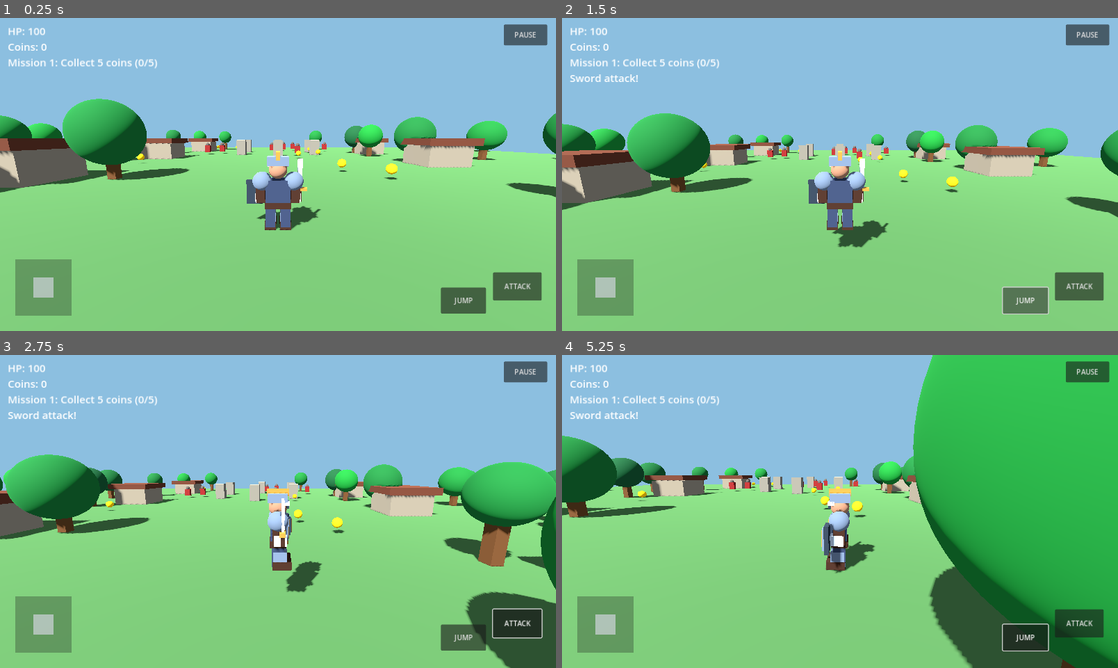
Above: before the commit, frames 1-4 (two rows, left to right).
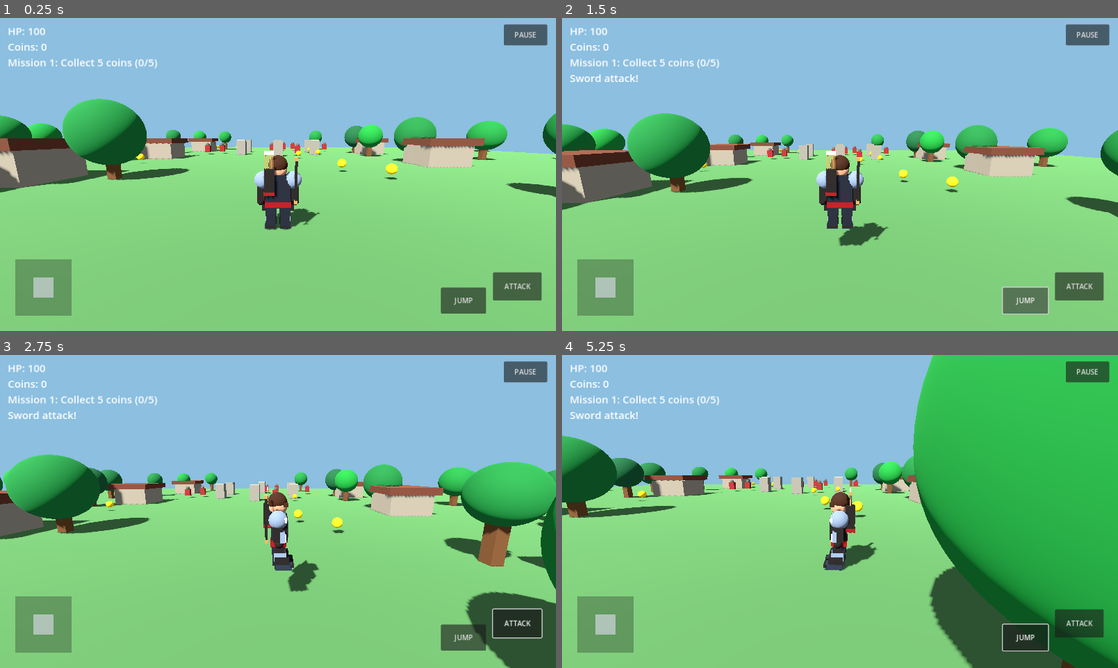
Above: after the commit, the same moments.

Repository: gaurabfoodies-tech/Game
Game: Godot game, scene res://main.tscn
Two runs of this game, one before a commit and one after it. Both use one fixed random seed, a clock stepped at 60 frames per second and the inputs below.
Inputs (mouse positions are in pixels of both pictures, inside the frame that each line leads up to):
- Up to frame 1 (0.25 s): no input
- Up to frame 2 (1.5 s): click "ATTACK" at 0.5 s; click "JUMP" at 1.25 s
- Up to frame 3 (2.75 s): move the mouse to (400, 495) at 2.02 s; hold Right (ui_right) from 2.03 s (still down); hold R from 2.03 s (still down); click (400, 495) at 2.17 s; tap Space at 2.27 s
- Up to frame 4 (5.25 s): release Right (ui_right) at 2.75 s; release R at 2.75 s; drag from (728, 527) to (812, 574) at 2.77 s; move the mouse to (895, 442) at 3.52 s; hold Right (ui_right) 3.53-4.25 s; hold R 3.53-4.25 s; drag from (812, 574) to (673, 464) at 4.27 s; move the mouse to (1006, 558) at 5.02 s; hold Left (ui_left) from 5.03 s (still down); hold R from 5.03 s (still down)

The runs differ from the first frame. In frame 1, 1.6% of the frame differs, in the area x 44-58%, y 42-68%; in frame 2, 1.7%, in the area x 44-59%, y 42-74%; in frame 3, 1.0%; in frame 4, 1.1%.

Commit message:
Update hero to dark fantasy archer concept

Diff:
--- a/main.gd
+++ b/main.gd
@@ -141,39 +141,59 @@
     hero.add_child(collider)
     hero_visual = Node3D.new()
     hero.add_child(hero_visual)
-    # Layered armored fantasy warrior (procedural model, not photorealistic).
-    var steel := Color(0.39, 0.45, 0.52)
-    var bright_steel := Color(0.70, 0.75, 0.78)
-    var dark_steel := Color(0.15, 0.19, 0.23)
-    var leather := Color(0.22, 0.13, 0.09)
-    var cloth := Color(0.18, 0.22, 0.31)
-    var gold := Color(0.67, 0.48, 0.19)
-    _box(hero_visual, Vector3(0, 1.07, 0), Vector3(0.72, 0.82, 0.42), cloth)
-    _box(hero_visual, Vector3(0, 1.18, -0.245), Vector3(0.75, 0.62, 0.10), steel)
-    _box(hero_visual, Vector3(0, 1.12, -0.312), Vector3(0.11, 0.56, 0.04), gold)
-    _box(hero_visual, Vector3(0, 0.75, 0), Vector3(0.77, 0.18, 0.48), leather)
-    _box(hero_visual, Vector3(0, 0.76, -0.275), Vector3(0.22, 0.18, 0.07), gold)
-    _sphere(hero_visual, Vector3(0, 1.78, 0), 0.27, Color(0.63, 0.45, 0.34))
-    _box(hero_visual, Vector3(0, 2.03, 0.01), Vector3(0.60, 0.25, 0.56), steel)
-    _box(hero_visual, Vector3(0, 1.89, -0.23), Vector3(0.60, 0.10, 0.18), bright_steel)
-    _box(hero_visual, Vector3(0, 1.79, -0.28), Vector3(0.50, 0.10, 0.07), dark_steel)
-    _box(hero_visual, Vector3(0, 2.18, 0), Vector3(0.12, 0.22, 0.62), gold)
+    # Shadow Quest 3D: dark leather-and-steel fantasy archer.
+    var steel := Color(0.42, 0.47, 0.53)
+    var bright_steel := Color(0.72, 0.76, 0.79)
+    var dark_steel := Color(0.12, 0.15, 0.19)
+    var leather := Color(0.10, 0.085, 0.075)
+    var cloth := Color(0.09, 0.10, 0.13)
+    var red := Color(0.48, 0.045, 0.065)
+    var skin := Color(0.70, 0.49, 0.36)
+    var hair := Color(0.20, 0.105, 0.055)
+    var metal_trim := Color(0.58, 0.43, 0.22)
+    # Dark tunic and layered chest leather
+    _box(hero_visual, Vector3(0, 1.08, 0), Vector3(0.70, 0.82, 0.40), cloth)
+    _box(hero_visual, Vector3(0, 1.18, -0.225), Vector3(0.70, 0.62, 0.09), leather)
+    _box(hero_visual, Vector3(0, 1.12, -0.278), Vector3(0.10, 0.50, 0.035), steel)
+    # Long split tunic panels
+    _box(hero_visual, Vector3(-0.20, 0.66, -0.01), Vector3(0.30, 0.40, 0.38), cloth)
+    _box(hero_visual, Vector3(0.20, 0.66, -0.01), Vector3(0.30, 0.40, 0.38), cloth)
+    # Red waist belt and metal buckle
+    _box(hero_visual, Vector3(0, 0.78, -0.01), Vector3(0.77, 0.16, 0.45), red)
+    _box(hero_visual, Vector3(0, 0.79, -0.255), Vector3(0.18, 0.14, 0.045), metal_trim)
+    _box(hero_visual, Vector3(0, 0.79, -0.282), Vector3(0.09, 0.08, 0.025), dark_steel)
+    # Head, short brown hair, and a dark neck scarf
+    _sphere(hero_visual, Vector3(0, 1.78, 0), 0.265, skin)
+    _sphere(hero_visual, Vector3(0, 1.91, 0.015), 0.275, hair)
+    _box(hero_visual, Vector3(0, 1.84, -0.20), Vector3(0.43, 0.12, 0.16), hair)
+    _box(hero_visual, Vector3(0, 1.56, 0.03), Vector3(0.48, 0.16, 0.40), cloth)
+    # Layered metallic shoulder guards, vambraces, gloves, and knee-high boots
     for side in [-1.0, 1.0]:
-        _sphere(hero_visual, Vector3(side * 0.46, 1.43, 0), 0.28, steel)
-        _box(hero_visual, Vector3(side * 0.50, 1.08, 0), Vector3(0.26, 0.53, 0.30), leather)
-        _box(hero_visual, Vector3(side * 0.51, 0.94, -0.06), Vector3(0.29, 0.28, 0.35), bright_steel)
-        _box(hero_visual, Vector3(side * 0.22, 0.44, 0), Vector3(0.29, 0.71, 0.34), cloth)
-        _box(hero_visual, Vector3(side * 0.22, 0.38, -0.06), Vector3(0.31, 0.29, 0.39), steel)
-        _box(hero_visual, Vector3(side * 0.22, 0.11, -0.11), Vector3(0.33, 0.24, 0.55), leather)
-    # Sword in right hand
-    _box(hero_visual, Vector3(0.65, 0.96, -0.12), Vector3(0.11, 0.32, 0.11), leather)
-    _box(hero_visual, Vector3(0.65, 1.16, -0.12), Vector3(0.43, 0.10, 0.16), gold)
-    _box(hero_visual, Vector3(0.65, 1.64, -0.12), Vector3(0.14, 0.88, 0.065), bright_steel)
-    _box(hero_visual, Vector3(0.65, 1.64, -0.16), Vector3(0.035, 0.78, 0.04), Color(0.90, 0.93, 0.95))
-    # Shield on left arm
-    _box(hero_visual, Vector3(-0.72, 1.04, -0.30), Vector3(0.48, 0.74, 0.12), dark_steel)
-    _box(hero_visual, Vector3(-0.72, 1.04, -0.38), Vector3(0.32, 0.58, 0.07), steel)
-    _box(hero_visual, Vector3(-0.72, 1.04, -0.43), Vector3(0.11, 0.43, 0.03), gold)
+        _sphere(hero_visual, Vector3(side * 0.43, 1.47, 0), 0.255, steel)
+        _box(hero_visual, Vector3(side * 0.44, 1.49, -0.08), Vector3(0.34, 0.13, 0.31), bright_steel)
+        _box(hero_visual, Vector3(side * 0.49, 1.12, 0), Vector3(0.22, 0.48, 0.25), leather)
+        _box(hero_visual, Vector3(side * 0.50, 1.03, -0.12), Vector3(0.25, 0.29, 0.12), steel)
+        _box(hero_visual, Vector3(side * 0.50, 0.99, -0.19), Vector3(0.20, 0.19, 0.05), bright_steel)
+        _sphere(hero_visual, Vector3(side * 0.50, 0.82, -0.03), 0.12, leather)
+        _box(hero_visual, Vector3(side * 0.22, 0.43, 0), Vector3(0.27, 0.63, 0.31), cloth)
+        _box(hero_visual, Vector3(side * 0.22, 0.37, -0.06), Vector3(0.29, 0.25, 0.34), steel)
+        _box(hero_visual, Vector3(side * 0.22, 0.20, -0.11), Vector3(0.31, 0.36, 0.40), leather)
+        _box(hero_visual, Vector3(side * 0.22, 0.08, -0.16), Vector3(0.33, 0.16, 0.48), dark_steel)
+        _box(hero_visual, Vector3(side * 0.22, 0.11, -0.405), Vector3(0.34, 0.08, 0.10), leather)
+    # Bow carried along the character's back (rear is +Z)
+    _box(hero_visual, Vector3(0.50, 1.50, 0.31), Vector3(0.07, 1.22, 0.07), leather)
+    _box(hero_visual, Vector3(0.50, 2.10, 0.31), Vector3(0.09, 0.10, 0.09), metal_trim)
+    _box(hero_visual, Vector3(0.50, 0.90, 0.31), Vector3(0.09, 0.10, 0.09), metal_trim)
+    # Quiver strapped diagonally across the back with visible arrow shafts
+    _box(hero_visual, Vector3(-0.24, 1.49, 0.30), Vector3(0.28, 0.70, 0.25), leather)
+    _box(hero_visual, Vector3(-0.24, 1.16, 0.30), Vector3(0.30, 0.10, 0.27), red)
+    for i in range(5):
+        var arrow_x := -0.34 + float(i) * 0.05
+        _box(hero_visual, Vector3(arrow_x, 1.98, 0.30), Vector3(0.025, 0.62, 0.025), metal_trim)
+        _box(hero_visual, Vector3(arrow_x, 2.27, 0.30), Vector3(0.055, 0.10, 0.035), bright_steel)
+    # Small belt pouches
+    _box(hero_visual, Vector3(-0.39, 0.65, -0.04), Vector3(0.16, 0.20, 0.20), leather)
+    _box(hero_visual, Vector3(0.39, 0.65, -0.04), Vector3(0.16, 0.20, 0.20), leather)
     pivot = Node3D.new()
     pivot.position.y = 1.55
     hero.add_child(pivot)
